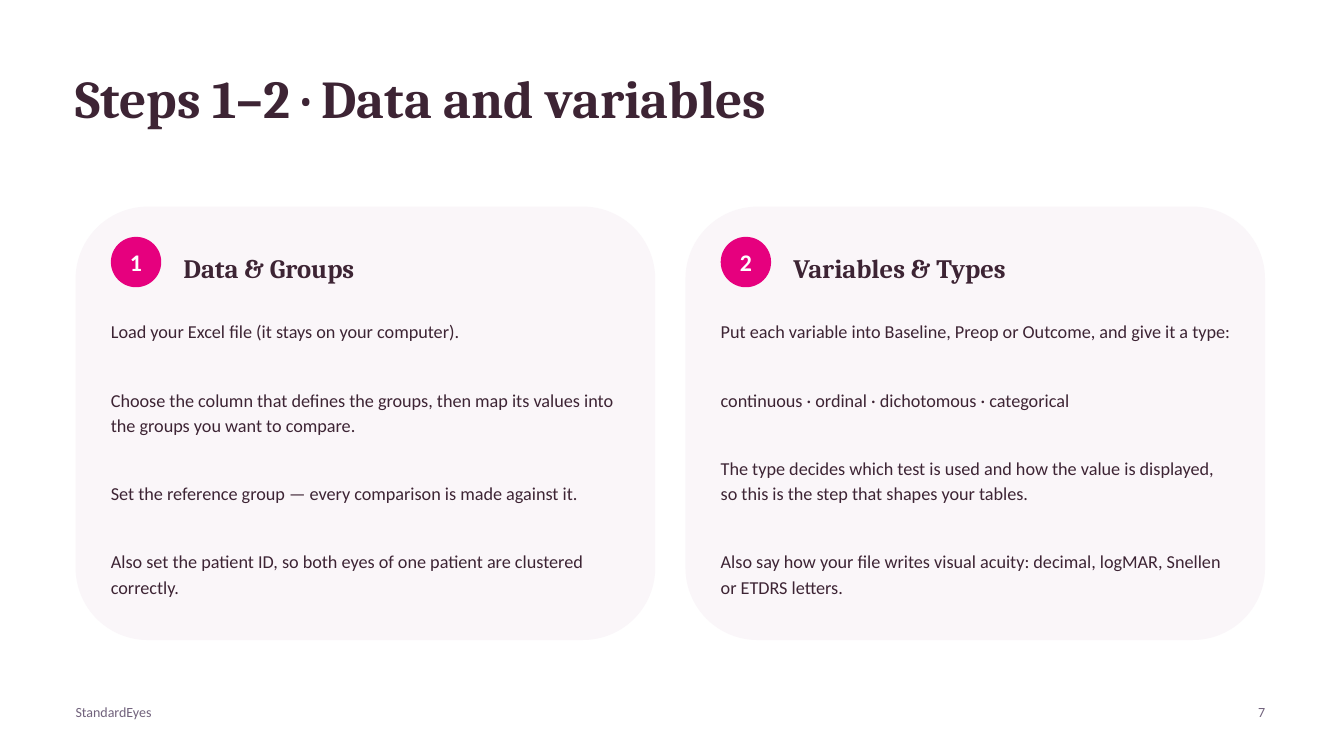
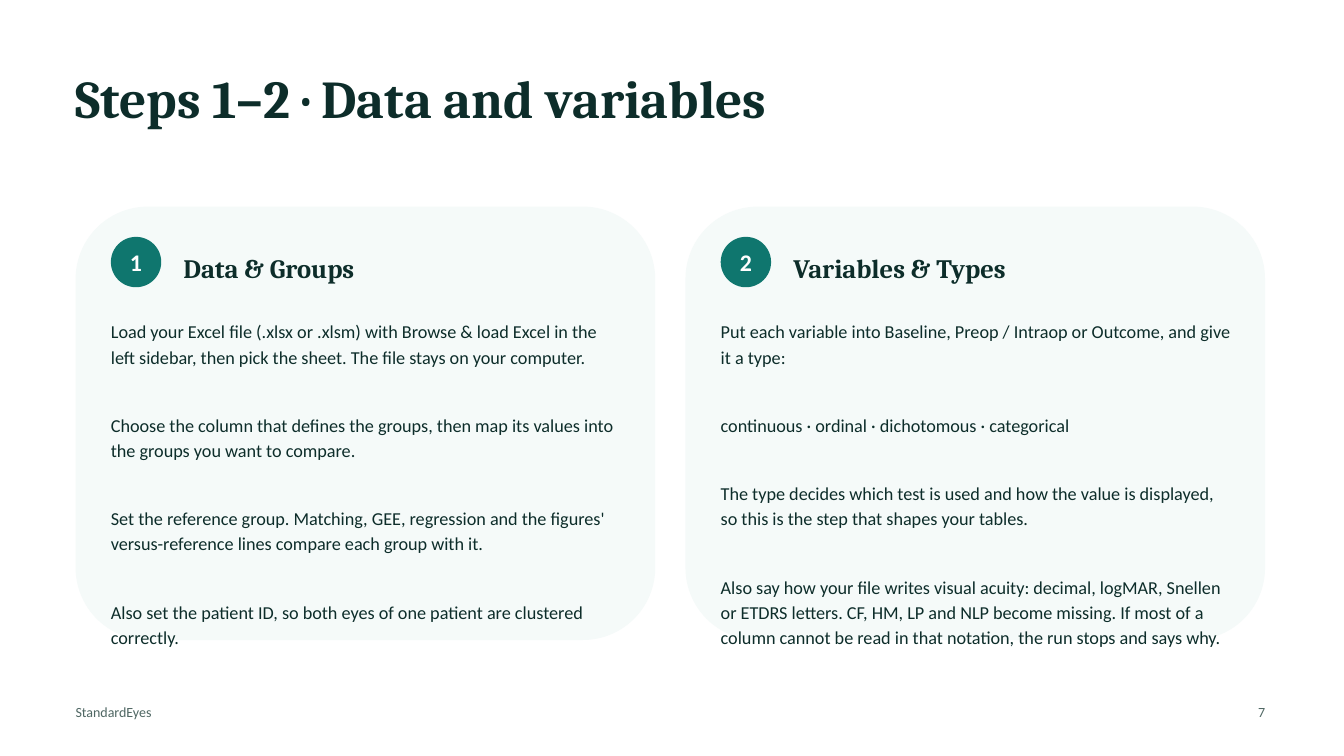
Before and after one commit to StandardEyes/standardeyes.github.io, a slide deck: slide 7 of User Manual - StandardEyes.pptx. Drawn at 1344x756 pixels with LibreOffice and Linux fonts; fonts in the diff are those of the drawing. Boxes give left, top, right and bottom in pixels: in the first picture for what was removed or moved away, otherwise in the second. Text is boxed around its words. In the diff, an @@ line names an element or a change of style, - is before the commit and + after.

```diff
--- a/User Manual - StandardEyes.pptx
+++ b/User Manual - StandardEyes.pptx
@@ rounded rectangle at [76, 207, 655, 640]: fill #FAF6F9 to #F5FAF9 @@
@@ rounded rectangle at [686, 207, 1265, 640]: fill #FAF6F9 to #F5FAF9 @@
@@ ellipse "1" at [111, 237, 161, 287]: fill #E6007E to #0F766E @@
@@ ellipse "2" at [721, 237, 771, 287]: fill #E6007E to #0F766E @@
@@ text colour #3D2434 to #0D2D2A in 3 elements at [76, 81, 767, 129], [183, 260, 354, 284], [793, 259, 1005, 284] @@
@@ text at [111, 325, 597, 367]: text changed; text colour #3D2434 to #0D2D2A @@
-Load your Excel file (it stays on your computer).
+Load your Excel file (.xlsx or .xlsm) with Browse & load Excel in the left sidebar, then pick the sheet. The file stays on your computer.
@@ text at [721, 325, 1230, 367]: text changed; text colour #3D2434 to #0D2D2A @@
-Put each variable into Baseline, Preop or Outcome, and give it a type:
+Put each variable into Baseline, Preop / Intraop or Outcome, and give it a type:
@@ text at [111, 419, 613, 622]: text colour #3D2434 to #0D2D2A in "Choose the column that defines the groups, ...", "Also set the patient ID, so both ..." @@
@@ text at [721, 419, 1214, 528]: text colour #3D2434 to #0D2D2A in "continuous · ordinal · dichotomous · categorical", "The type decides which test is used ..." @@
@@ text at [111, 512, 605, 553]: text changed; text colour #3D2434 to #0D2D2A @@
-Set the reference group — every comparison is made against it.
+Set the reference group. Matching, GEE, regression and the figures' versus-reference lines compare each group with it.
@@ text at [721, 581, 1221, 647]: text changed; text colour #3D2434 to #0D2D2A @@
-Also say how your file writes visual acuity: decimal, logMAR, Snellen or ETDRS letters.
+Also say how your file writes visual acuity: decimal, logMAR, Snellen or ETDRS letters. CF, HM, LP and NLP become missing. If most of a column cannot be read in that notation, the run stops and says why.
@@ text "StandardEyes" at [76, 707, 152, 719]: text colour #71627C to #4F6763 @@
@@ text "7" at [1258, 708, 1265, 717]: text colour #71627C to #4F6763 @@
```
Also in this commit, not shown: 13 other slides changed, 6 other files.
